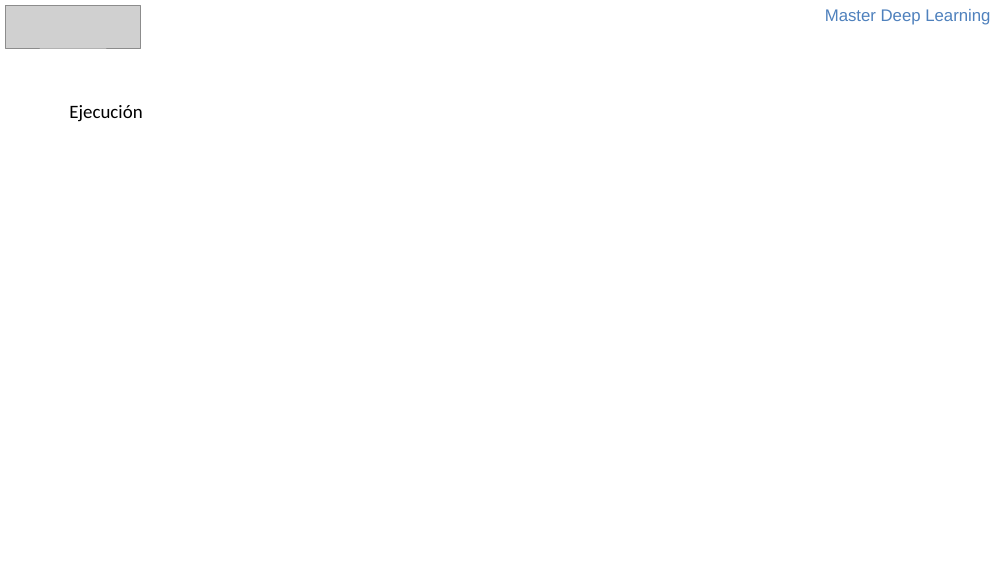
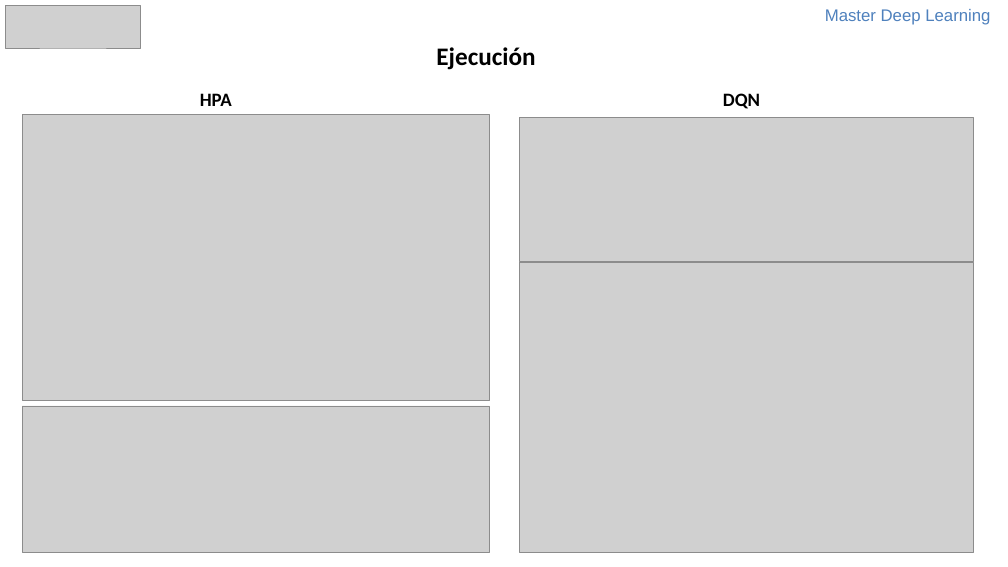
Before and after one commit to mlalandag/HPAwDRL, a slide deck: slide 13 of doc/HpaWithDrl.pptx. Drawn at 1008x567 pixels with LibreOffice and Linux fonts; fonts in the diff are those of the drawing; grey boxes stand for pictures. Boxes give left, top, right and bottom in pixels: in the first picture for what was removed or moved away, otherwise in the second. Text is boxed around its words. In the diff, an @@ line names an element or a change of style, - is before the commit and + after.

```diff
--- a/doc/HpaWithDrl.pptx
+++ b/doc/HpaWithDrl.pptx
@@ text "Ejecución": place and size @@
-text "Ejecución" at (69, 105, 142, 122)
+text "Ejecución" at (436, 47, 535, 70)
@@ text "Ejecución" at (436, 47, 535, 70): size 18 to 24 pt, bold on @@
@@ picture added at (22, 115, 489, 401) @@
@@ text added at (200, 93, 232, 106), 18 pt, text #000000, bold @@
+HPA
@@ picture added at (520, 117, 974, 261) @@
@@ text added at (723, 93, 760, 109), 18 pt, text #000000, bold @@
+DQN
@@ picture added at (520, 262, 974, 553) @@
@@ picture added at (22, 406, 489, 553) @@
```
Also in this commit, not shown: 5 other slides changed, 1 slide added, 1 slide removed, 1 other file.
